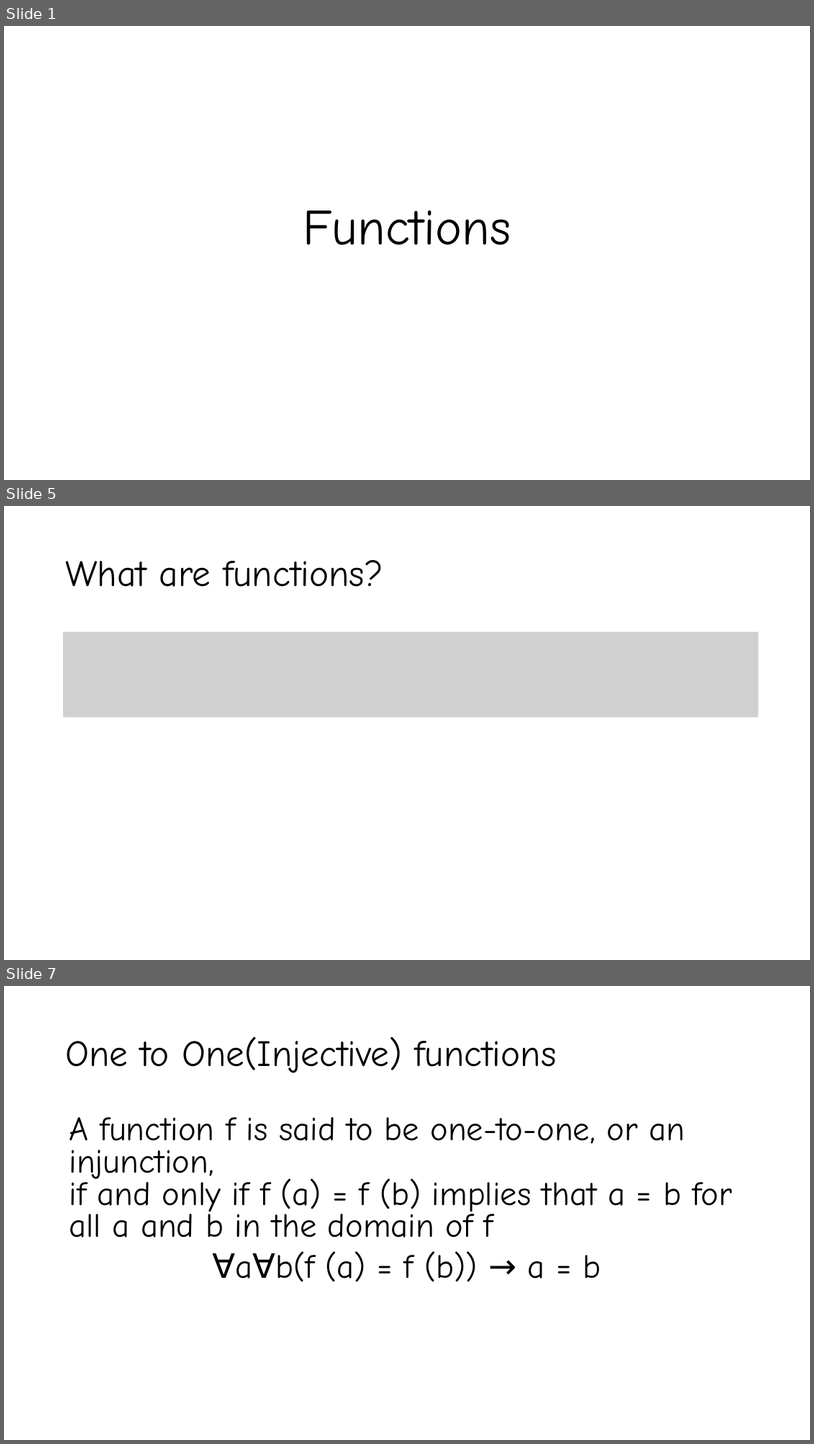
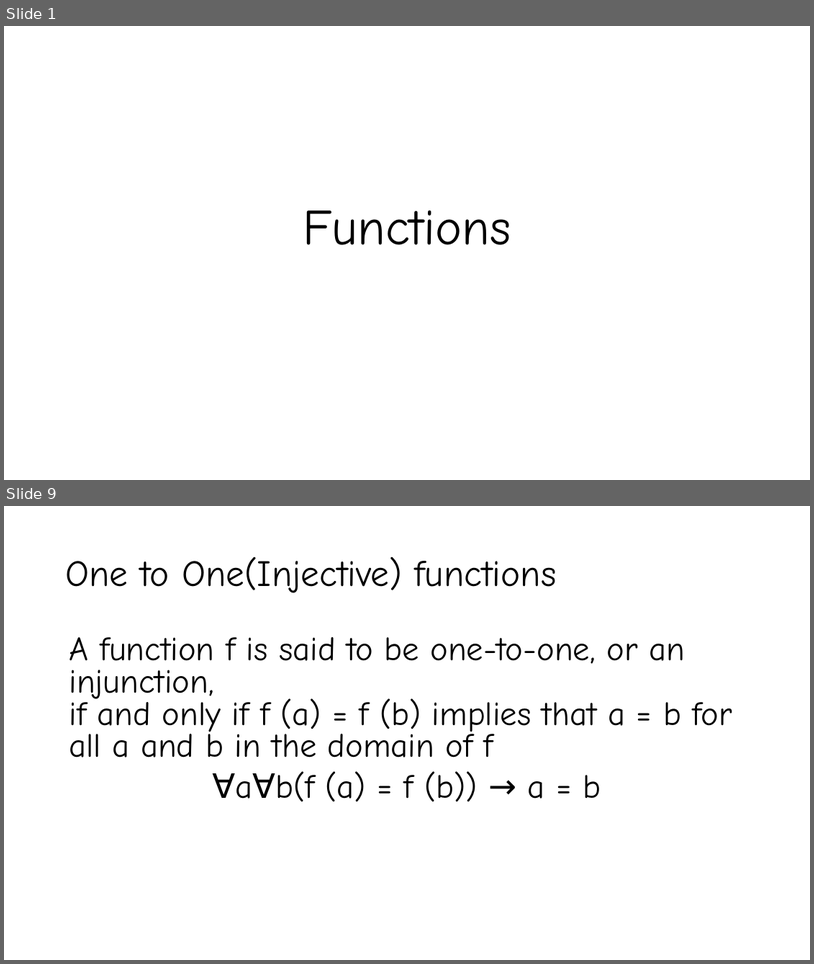
Before and after one commit to YeasirRayhanPrince/yeasirrayhanprince.github.io, a slide deck: cse106/slides/Lecture5.pptx. Shown one above the other, each under a label of ours: slides 1, 5 and 7 before the commit, slides 1 and 9 after it; the slides between them are not shown. The pictures are 814x1444 and 814x964 pixels, drawn with LibreOffice and Linux fonts; fonts in the diff are those of the drawing; grey boxes stand for pictures. Boxes give left, top, right and bottom in pixels: in the first picture for what was removed or moved away, otherwise in the second. Text is boxed around its words. In the diff, an @@ line names an element or a change of style, - is before the commit and + after.

```diff
--- a/cse106/slides/Lecture5.pptx
+++ b/cse106/slides/Lecture5.pptx
@@ slide 5 removed at (4,506,810,960), background #FFFFFF @@
@@ title removed at (65,560,383,587) @@
-What are functions?
@@ picture removed at (63,632,759,717) @@
@@ what was slide 7 is now slide 9 @@
```
Also in this commit, not shown: 7 slides changed, 5 slides added, 6 other files.
